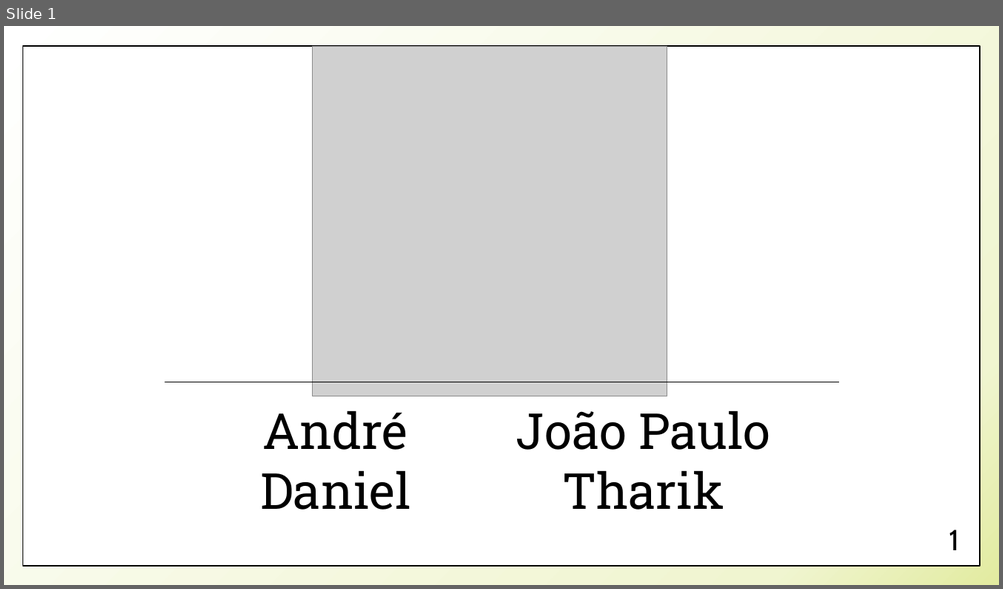
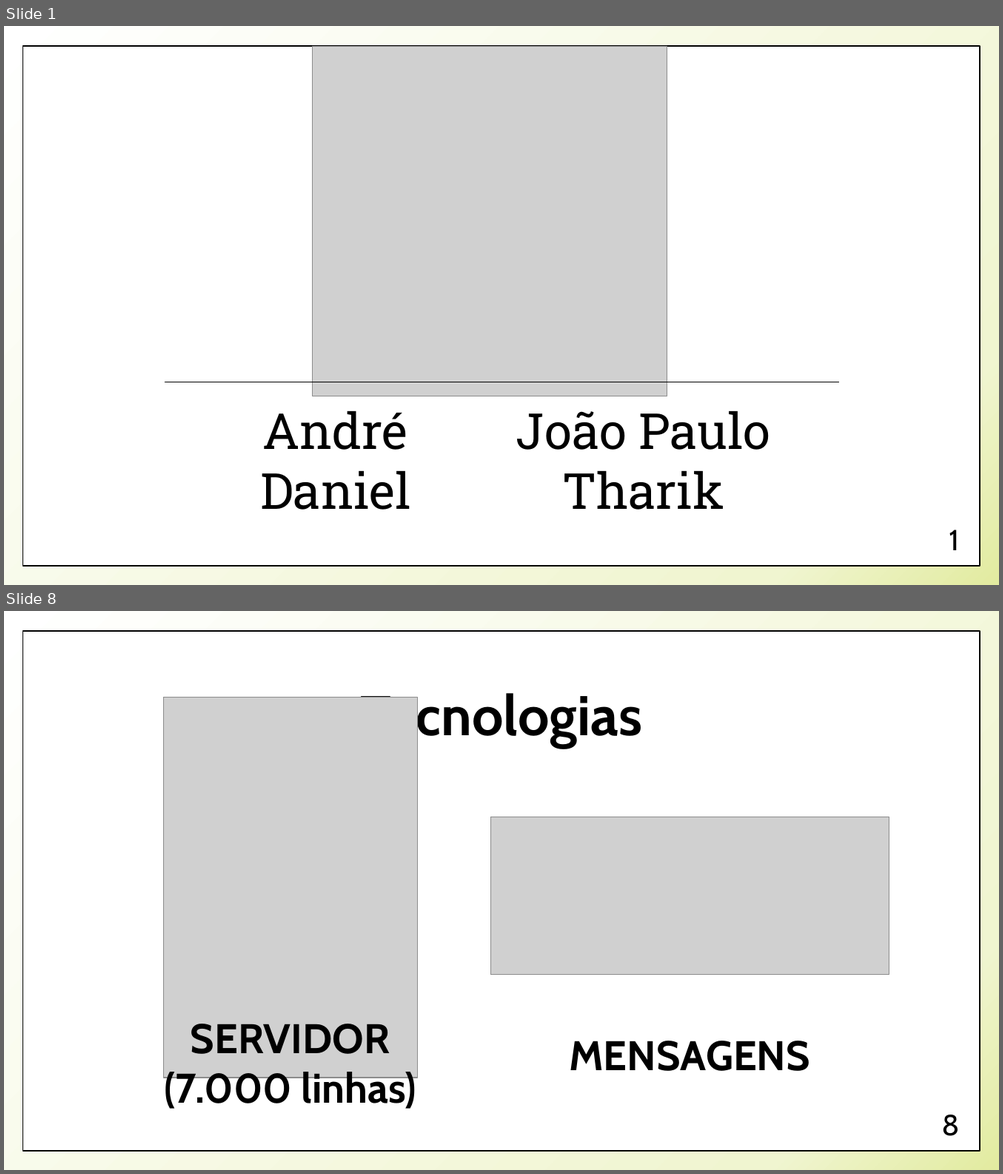
Before and after one commit to joaopcbertoldo/Mk.WebCoffeeMachine, a slide deck: Docs/apresentacao4-internet.pptx. Shown one above the other, each under a label of ours: slide 1 before the commit, slides 1 and 8 after it; the slides between them are not shown. The pictures are 1003x589 and 1003x1174 pixels, drawn with LibreOffice and Linux fonts; fonts in the diff are those of the drawing; grey boxes stand for pictures. Boxes give left, top, right and bottom in pixels: in the first picture for what was removed or moved away, otherwise in the second. Text is boxed around its words. In the diff, an @@ line names an element or a change of style, - is before the commit and + after.

```diff
--- a/Docs/apresentacao4-internet.pptx
+++ b/Docs/apresentacao4-internet.pptx
@@ slide 8 added at box(4, 611, 999, 1170), background gradient #FFFFFF to #F0F5D0 to #E2EBA0; not listed: 1 template element that a slide beside it also shows @@
@@ picture added at box(163, 698, 417, 1079) @@
@@ text added at box(360, 693, 642, 748), 54 pt, text #000000, bold @@
+Tecnologias
@@ picture added at box(490, 817, 888, 974) @@
@@ text added at box(164, 1024, 417, 1113), 40 pt, text #000000, bold @@
+SERVIDOR
+(7.000 linhas)
@@ text added at box(569, 1041, 810, 1071), 40 pt, text #000000, bold @@
+MENSAGENS
@@ page number added at box(942, 1115, 959, 1136), 28 pt, text #000000 @@
+8
```
Also in this commit, not shown: 2 slides changed, 5 other slides added, 1 slide removed, 9 other files.
